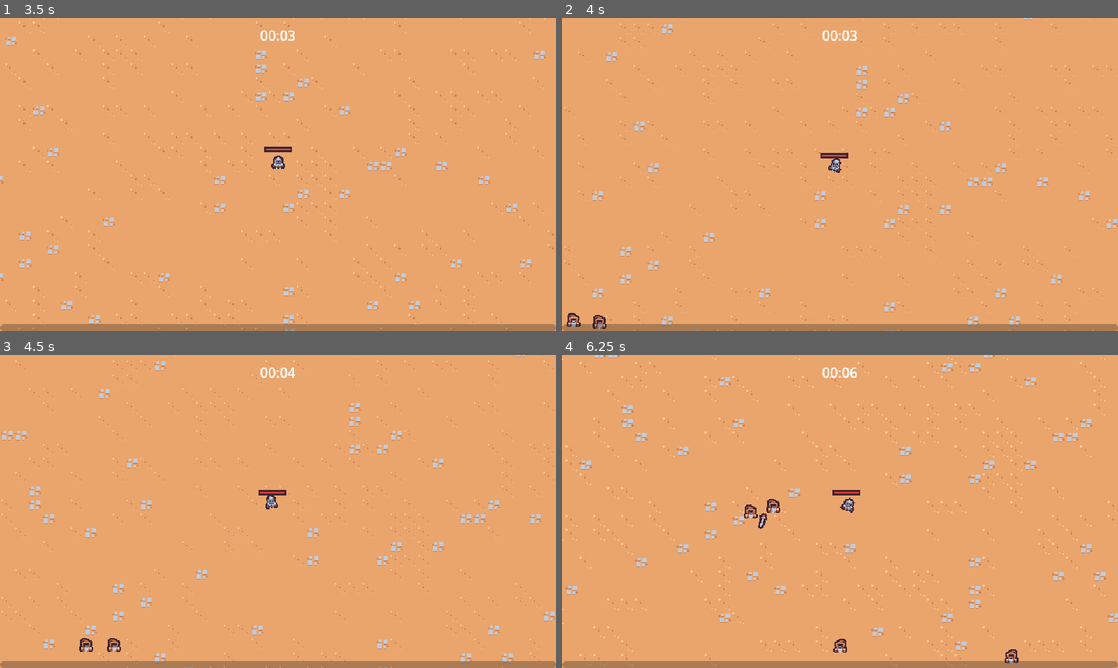
Above: before the commit, frames 1-4 (two rows, left to right).
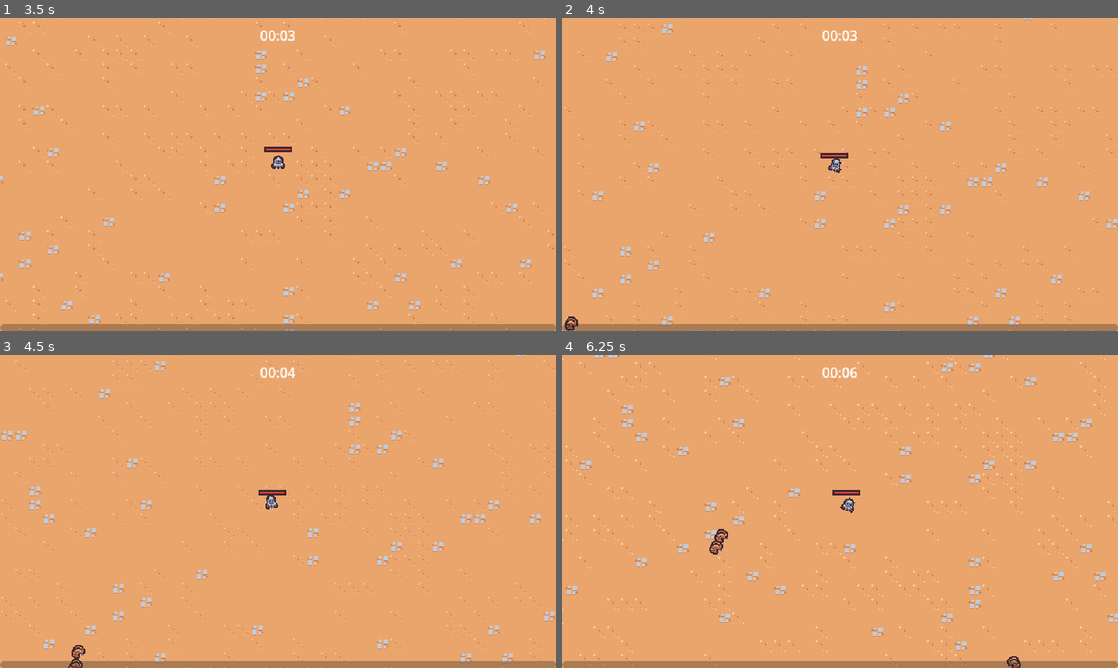
Above: after the commit, the same moments.

Repository: jrenato/dungeon_survival
Game: Godot game, scene res://src/world/levels/level.tscn
The game is run twice, just before and just after one commit, with the same random seed, the same clock (stepped at 60 frames per second) and the same inputs.
Inputs (mouse positions are in pixels of both pictures, inside the frame that each line leads up to):
- Up to frame 1 (3.5 s): tap Enter at 0.5 s; move the mouse to (400, 158) at 0.52 s; press the mouse at (400, 158) at 0.53 s; hold D (move_right) 0.53-1.28 s; move the mouse to (166, 190) at 1.27 s; release the mouse at (166, 190) at 1.28 s; hold S (move_down) 1.28-2.03 s; click (166, 190) at 1.35 s; move the mouse to (333, 105) at 2.02 s; press the mouse at (333, 105) at 2.03 s; hold D (move_right) 2.03-2.78 s; move the mouse to (250, 237) at 2.77 s; release the mouse at (250, 237) at 2.78 s; hold W (move_up) from 2.78 s (still down); click (250, 237) at 2.85 s
- Up to frame 2 (4 s): move the mouse to (1006, 221) at 3.52 s; release W (move_up) at 3.53 s; press the mouse at (1006, 221) at 3.53 s; hold A (move_left) from 3.53 s (still down)
- Up to frame 3 (4.5 s): keep holding A (move_left); move the mouse to (111, 464) at 4.27 s; release the mouse at (111, 464) at 4.28 s; click (111, 464) at 4.35 s
- Up to frame 4 (6.25 s): move the mouse to (867, 511) at 5.02 s; release A (move_left) at 5.03 s; press the mouse at (867, 511) at 5.03 s; hold S (move_down) 5.03-5.78 s; move the mouse to (756, 433) at 5.77 s; release the mouse at (756, 433) at 5.78 s; hold D (move_right) from 5.78 s (still down); click (756, 433) at 5.85 s

Frame 1 is identical in both runs. In frame 2, 0.2% of the frame differs, in the area x 0-8%, y 94-100%; in frame 3, 0.3%; in frame 4, 0.6%, in the area x 26-83%, y 46-100%.

Commit message:
Added weighted table for enemy spawn

Diff:
--- a/src/gameplay/managers/enemy_manager.gd
+++ b/src/gameplay/managers/enemy_manager.gd
@@ -2,15 +2,19 @@
 
 const SPAWN_RADIUS : int = 400
 
-@export var enemy_scene : PackedScene
 @export var arena_manager : ArenaManager
+@export var brown_rat_enemy_scene : PackedScene
+@export var wizard_enemy_scene : PackedScene
 
 @onready var timer: Timer = %Timer
 
 var base_spawn_time = 0
+var enemy_table = WeightedTable.new()
 
 
 func _ready() -> void:
+	enemy_table.add_item(brown_rat_enemy_scene, 10)
+
 	base_spawn_time = timer.wait_time
 	timer.timeout.connect(_on_timer_timeout)
 	arena_manager.arena_difficulty_changed.connect(_on_arena_difficulty_changed)
@@ -41,6 +45,7 @@
 	if player == null:
 		return
 
+	var enemy_scene : PackedScene = enemy_table.pick_item()
 	var enemy : Node2D = enemy_scene.instantiate() as Node2D
 
 	var entities_layer = get_tree().get_first_node_in_group("entities_layer")
@@ -53,3 +58,6 @@
 	var time_off : float = (0.1 / 12) * arena_difficulty
 	time_off = min(time_off, 0.7)
 	timer.wait_time = base_spawn_time - time_off
+
+	if arena_difficulty == 6:
+		enemy_table.add_item(wizard_enemy_scene, 20)
--- a/src/gameplay/managers/enemy_manager.tscn
+++ b/src/gameplay/managers/enemy_manager.tscn
@@ -1,11 +1,13 @@
-[gd_scene load_steps=3 format=3 uid="uid://bny8wdlnq2com"]
+[gd_scene load_steps=4 format=3 uid="uid://bny8wdlnq2com"]
 
 [ext_resource type="Script" path="res://src/gameplay/managers/enemy_manager.gd" id="1_xgtbm"]
 [ext_resource type="PackedScene" uid="uid://vwmo5p2swr0n" path="res://src/enemies/wizard_enemy.tscn" id="2_h356i"]
+[ext_resource type="PackedScene" uid="uid://chocoxha15c2q" path="res://src/enemies/brown_rat_enemy.tscn" id="2_tbb53"]
 
 [node name="EnemyManager" type="Node"]
 script = ExtResource("1_xgtbm")
-enemy_scene = ExtResource("2_h356i")
+brown_rat_enemy_scene = ExtResource("2_tbb53")
+wizard_enemy_scene = ExtResource("2_h356i")
 
 [node name="Timer" type="Timer" parent="."]
 unique_name_in_owner = true
--- /dev/null
+++ b/src/scripts/weighted_table.gd
@@ -0,0 +1,19 @@
+class_name WeightedTable
+
+var items : Array[Dictionary] = []
+var weight_sum : int = 0
+
+
+func add_item(item, weight : int):
+	items.append({"item": item, "weight": weight})
+	weight_sum += weight
+
+
+func pick_item():
+	var chosen_weight = randi_range(1, weight_sum)
+	var iteration_sum : int = 0
+	for item in items:
+		iteration_sum += item["weight"]
+		if chosen_weight <= iteration_sum:
+			return item["item"]
+	return null
